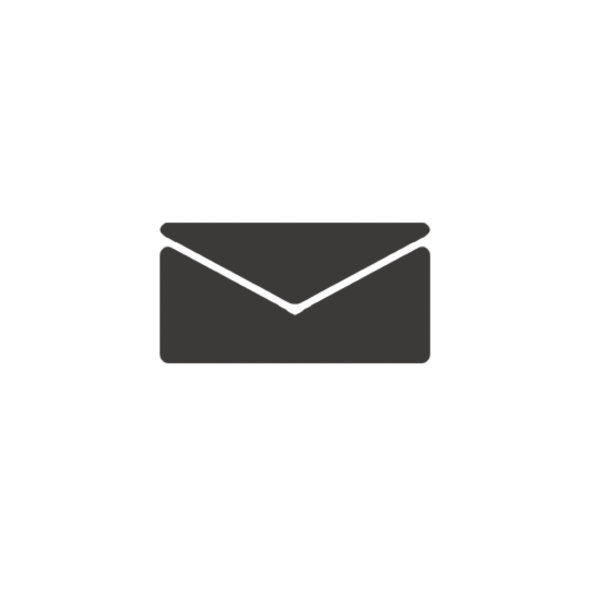
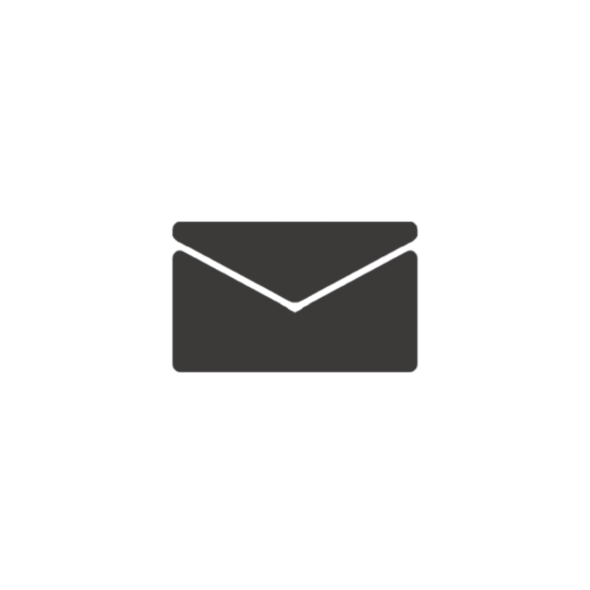
Layered file, before and after one edit (590 x 590). Changes by layer:
painted on "Pasted Layer" over (x1=159, y1=221, x2=431, y2=373)
